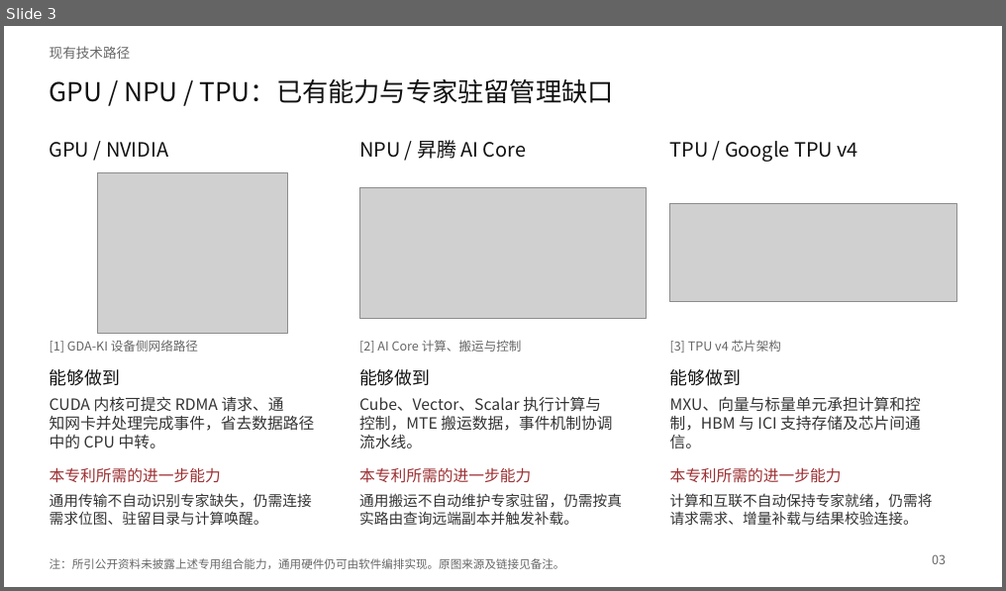
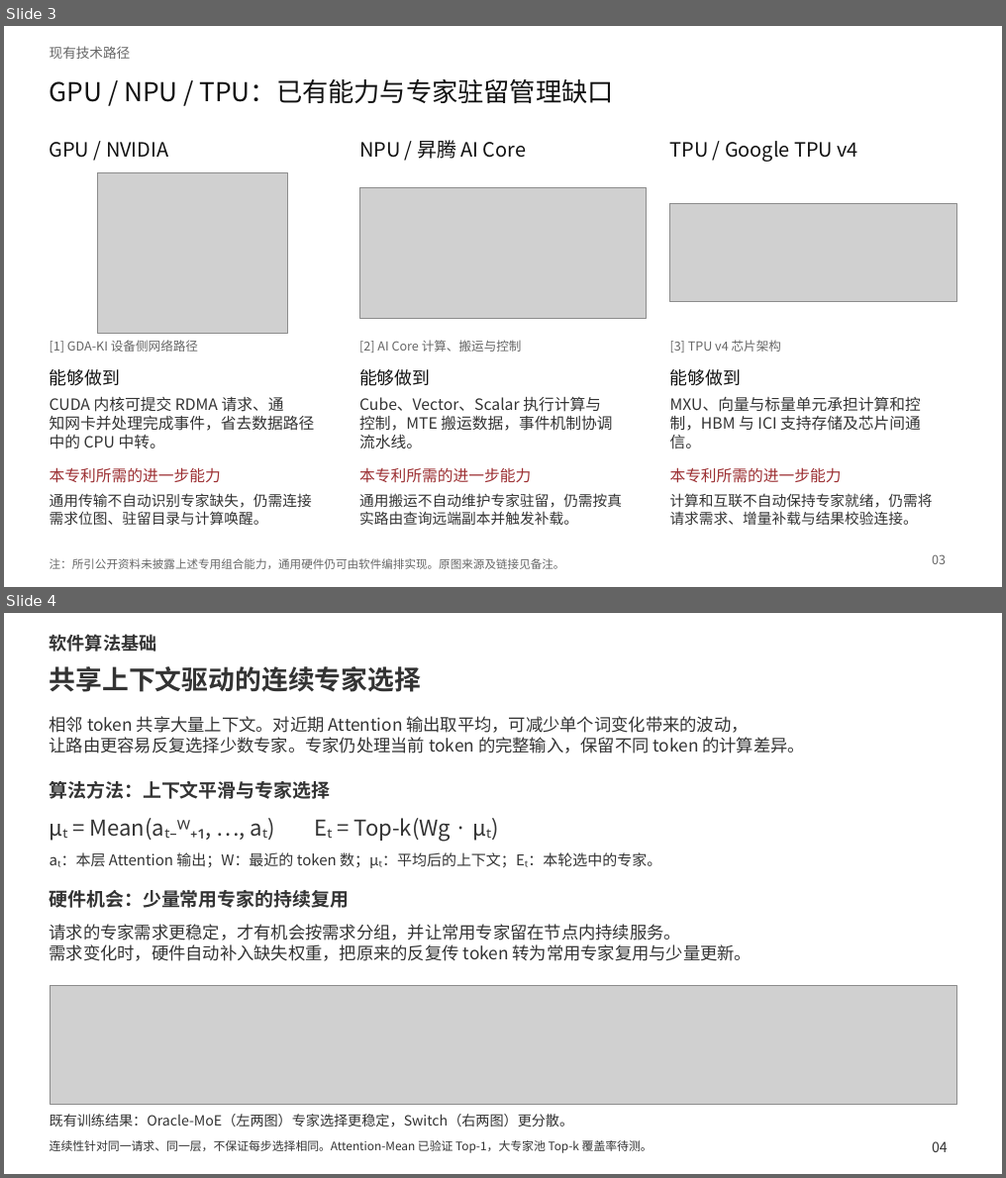
Before and after one commit to Frandium/kv_cache, a slide deck: main_swapmoe/patents/ppt/MoE解码专家驻留与自主补载.pptx. Shown one above the other, each under a label of ours: slide 3 before the commit, slides 3 and 4 after it. The pictures are 1006x591 and 1006x1178 pixels, drawn with LibreOffice and Linux fonts; fonts in the diff are those of the drawing; grey boxes stand for pictures. Boxes give left, top, right and bottom in pixels: in the first picture for what was removed or moved away, otherwise in the second. Text is boxed around its words. In the diff, an @@ line names an element or a change of style, - is before the commit and + after.

```diff
--- a/main_swapmoe/patents/ppt/MoE解码专家驻留与自主补载.pptx
+++ b/main_swapmoe/patents/ppt/MoE解码专家驻留与自主补载.pptx
@@ slide 4 added at [4,613,1002,1174], background #FFFFFF @@
@@ text added at [50,634,157,652], 17.2 pt, text #333333, bold @@
+软件算法基础
@@ text added at [50,666,422,692], 25.5 pt, text #333333, bold @@
+共享上下文驱动的连续专家选择
@@ text added at [50,716,805,754], 16.5 pt, text #333333 @@
+相邻 token 共享大量上下文。对近期 Attention 输出取平均，可减少单个词变化带来的波动，
+让路由更容易反复选择少数专家。专家仍处理当前 token 的完整输入，保留不同 token 的计算差异。
@@ text added at [50,781,330,799], 18 pt, text #333333, bold @@
+算法方法：上下文平滑与专家选择
@@ text added at [90,818,451,842], 21 pt, text #333333 @@
+μₜ = Mean(aₜ₋ᵂ₊₁, …, aₜ) Eₜ = Top-k(Wg · μₜ)
@@ text added at [50,853,661,868], 14.2 pt, text #333333 @@
+aₜ：本层 Attention 输出；W：最近的 token 数；μₜ：平均后的上下文；Eₜ：本轮选中的专家。
@@ text added at [50,890,349,908], 18 pt, text #333333, bold @@
+硬件机会：少量常用专家的持续复用
@@ text added at [50,924,752,961], 16.5 pt, text #333333 @@
+请求的专家需求更稳定，才有机会按需求分组，并让常用专家留在节点内持续服务。
+需求变化时，硬件自动补入缺失权重，把原来的反复传 token 转为常用专家复用与少量更新。
@@ picture added at [50,986,957,1104] @@
@@ text added at [50,1114,574,1127], 13.5 pt, text #333333 @@
+既有训练结果：Oracle-MoE（左两图）专家选择更稳定，Switch（右两图）更分散。
@@ text added at [50,1141,652,1154], 11.2 pt, text #333333 @@
+连续性针对同一请求、同一层，不保证每步选择相同。Attention-Mean 已验证 Top-1，大专家池 Top-k 覆盖率待测。
@@ text added at [932,1142,947,1153], 13.5 pt, text #333333 @@
+04
```
Also in this commit, not shown: 15 slides changed, 2 other files.
